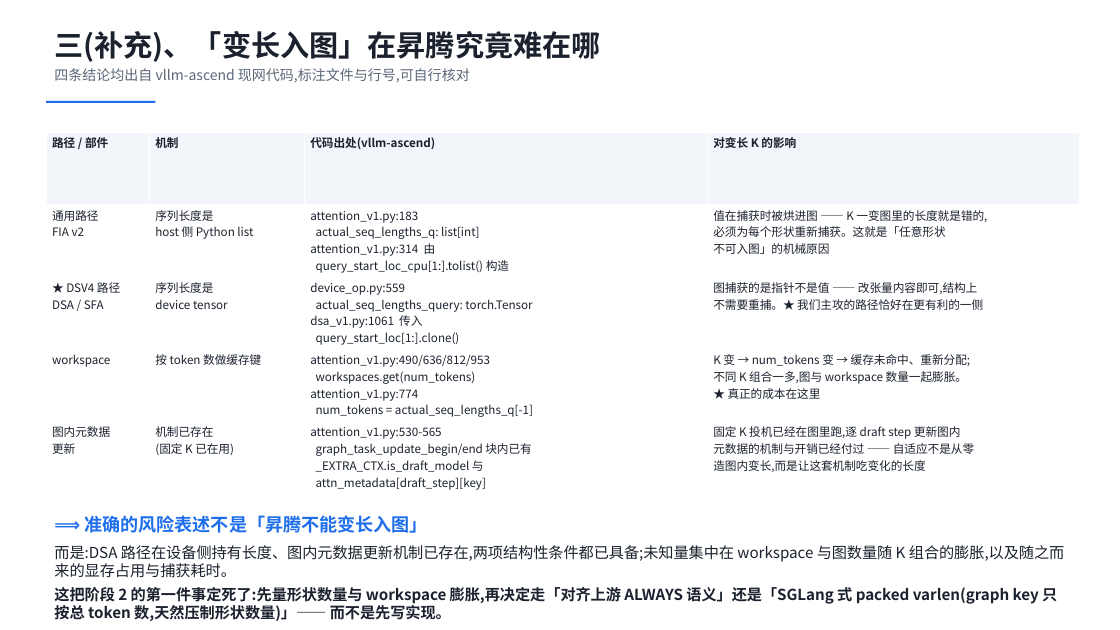
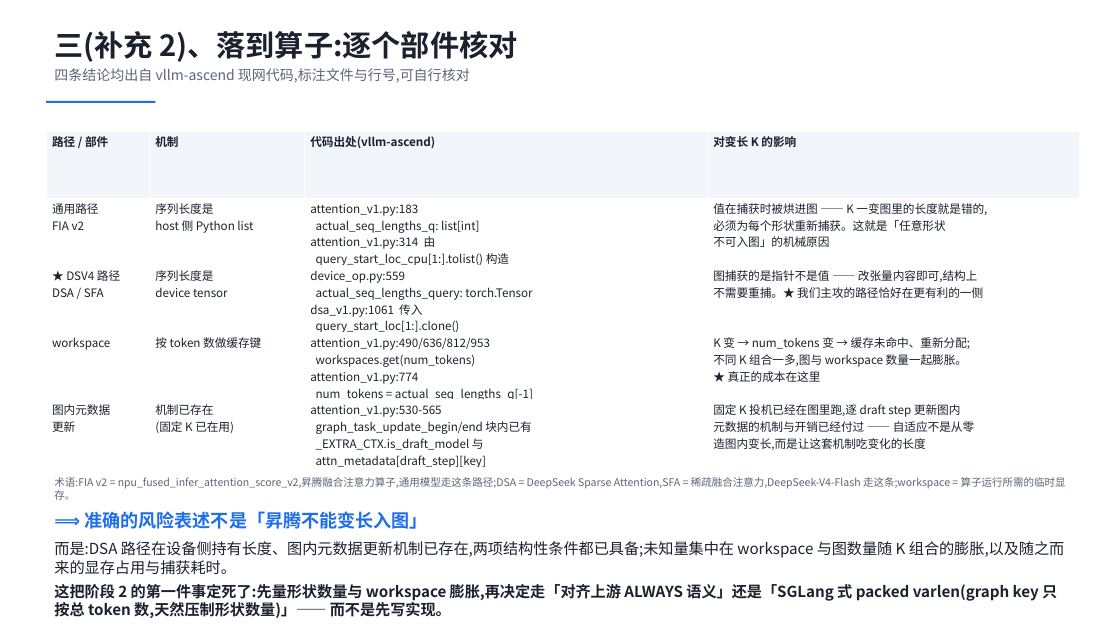
Before and after one commit to Sawyer117/speculators, a slide deck: slide 7 of docs/memos/adaptive-spec-project-proposal-v3.pptx (slide 6 before the commit). Drawn at 1120x630 pixels with LibreOffice and Linux fonts; fonts in the diff are those of the drawing. Boxes give left, top, right and bottom in pixels: in the first picture for what was removed or moved away, otherwise in the second. Text is boxed around its words. In the diff, an @@ line names an element or a change of style, - is before the commit and + after.

Commit message:
docs(memo): explain why variable length leaves the graph before naming any operator
The graph-capture material dropped straight into FIA v2, DSA and workspace keys.
A reader without context does not know what those are, and more importantly does
not know why variable length is a problem at all -- the operator detail answered
a question that had never been asked.

Splits it in two. The first page explains the mechanism: a device graph records a
run of operators against fixed tensor shapes and replays the whole thing, which
is worth a lot in decode where the per-operator launch overhead dominates, and
recording requires every step to have the same shape. A side-by-side shows fixed
K=5 (four requests, five tokens each, 20 every step) against adaptive K_i =
5/2/7/1 (15 this step, something else next), so the ragged shape is visible
rather than asserted. That reduces the question to a concrete one: are the
length-dependent parameters frozen into the graph at record time, or left as
device tensors whose contents can change?

The second page answers exactly that, per component, with file and line, and
adds a glossary line spelling out FIA v2, DSA, SFA and workspace.

```diff
--- a/docs/memos/adaptive-spec-project-proposal-v3.pptx
+++ b/docs/memos/adaptive-spec-project-proposal-v3.pptx
@@ text at box(54, 31, 517, 62): text changed @@
-三(补充)、「变长入图」在昇腾究竟难在哪
+三(补充 2)、落到算子:逐个部件核对
@@ table: place and size @@
-table at box(46, 133, 1080, 494)
+table at box(46, 131, 1080, 471)
@@ text added at box(54, 477, 1066, 500), 9 pt, text #5B6677 @@
+术语:FIA v2 = npu_fused_infer_attention_score_v2,昇腾融合注意力算子,通用模型走这条路径;DSA = DeepSeek Sparse Attention,SFA = 稀疏融合注意力,DeepSeek-V4-Flash 走这条;workspace = 算子运行所需的临时显存。
@@ text "⟹ 准确的风险表述不是「昇腾不能变长入图」": place and size @@
-text "⟹ 准确的风险表述不是「昇腾不能变长入图」" at box(54, 515, 1064, 621)
+text "⟹ 准确的风险表述不是「昇腾不能变长入图」" at box(54, 511, 1064, 618)
```
Also in this commit, not shown: 1 other slide changed, 1 slide added, 2 other files.
